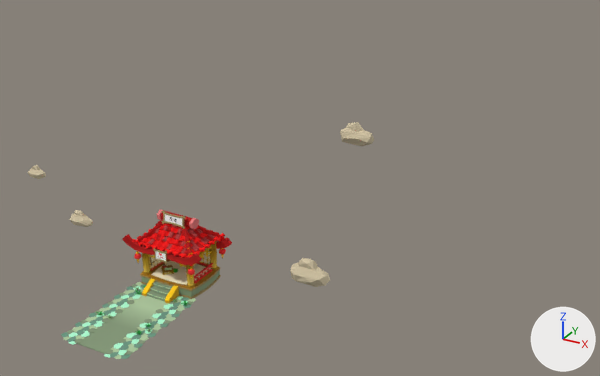
Two versions of the glTF model public/assets/models/static/Hanyu.glb, one commit apart.
The view is the same before and after, from a camera (50 mm lens) standing at (86.7, -110.5, 79.9) and looking at (17.2, 15.7, 16.8). Every picture has the same lights, and +X, +Y and +Z are marked at lower right. Vertices at the same position are counted once.

The scene before the commit, as lines of its bpy script (objects in view):
```python
me_mball_001 = bpy.data.meshes.new('Mball.001')
me_mball_001.from_pydata(...)  # 27 vertices, 50 faces; spans x 22.28..29.08, y -1.61..1.58, z 29.85..34.23
me_mball_001.materials.append(mat_atlas)  # picture img_atlas
me_mball_002 = bpy.data.meshes.new('Mball.002')
me_mball_002.from_pydata(...)  # 35 vertices, 66 faces; spans x 24.22..31.77, y -1.75..1.56, z 6.9..11.75
me_mball_002.materials.append(mat_atlas)  # picture img_atlas
me_mball_003 = bpy.data.meshes.new('Mball.003')
me_mball_003.from_pydata(...)  # 21 vertices, 38 faces; spans x -22.3..-18.17, y -14.05..-12.32, z 21.88..24.36
me_mball_003.materials.append(mat_atlas)  # picture img_atlas
me_mball_004 = bpy.data.meshes.new('Mball.004')
me_mball_004.from_pydata(...)  # 22 vertices, 40 faces; spans x -26.64..-21.33, y -1.23..1.24, z 5.86..9.25
me_mball_004.materials.append(mat_atlas)  # picture img_atlas
me_pcube64_phong55_0 = bpy.data.meshes.new('pCube64_phong55_0')
me_pcube64_phong55_0.from_pydata(...)  # 13647 vertices, 22876 faces; spans x -8.7..8.7, y -26.3..5.7, z -0.2..14.6
# faces by material slot: [22866, 10]
me_pcube64_phong55_0.materials.append(mat_atlas)  # picture img_atlas
me_pcube64_phong55_0.materials.append(mat_logo512x512px)  # picture img_logo512x512px
ob_casa = bpy.data.objects.new('Casa', me_pcube64_phong55_0)
ob_casa.location = (0.0, 0.0, 0.0)
ob_nubes = bpy.data.objects.new('Nubes', me_mball_001)
ob_nubes.location = (-1.4, 25.4, -6.3)
ob_nubes_001 = bpy.data.objects.new('Nubes.001', me_mball_002)
ob_nubes_001.location = (0.0, 0.0, 0.0)
ob_nubes_002 = bpy.data.objects.new('Nubes.002', me_mball_003)
ob_nubes_002.location = (0.0, 0.0, 0.0)
ob_nubes_003 = bpy.data.objects.new('Nubes.003', me_mball_004)
ob_nubes_003.location = (0.0, 0.0, 0.0)
```
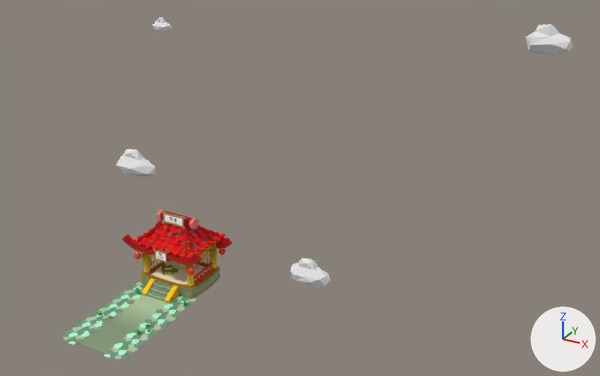
Where the change shows, as pixel boxes (x1, y1, x2, y2) in the pictures (600 x 376 px):
'Nubes', recoloured, mesh rescaled (37% wider, 28% taller): before (340, 122, 374, 146); after (526, 24, 573, 55)
'Nubes.003', recoloured, mesh rescaled, moved (64% wider, 61% taller): before (69, 210, 93, 227); after (116, 149, 156, 177)
'Nubes.001', recoloured, surface changed (beige to white): (290, 258, 330, 287) in both
'Nubes.002', moved: before (27, 165, 46, 179); after (152, 17, 172, 32)

Patch to the scene script:
```diff
--- a/public/assets/models/static/Hanyu.glb.py
+++ b/public/assets/models/static/Hanyu.glb.py
@@ mat_nubes @@
+mat_nubes = principled_material('Nubes')
+mat_nubes.base_color = (0.815, 0.815, 0.815)  # white #e9e9e9
+mat_nubes.roughness = 1.0
@@ me_mball_001 @@
 me_mball_001.from_pydata(...)  # 27 vertices, 50 faces; spans x 22.28..29.08, y -1.61..1.58, z 29.85..34.23
 # used by ob_nubes; location = (-1.4, 25.4, -6.3)
-me_mball_001.materials.append(mat_atlas)  # picture img_atlas
+# me_mball_001 part 1: the whole mesh is scaled about its middle by 1.3, then moved by (28.15, 25.86, 16.0)
+me_mball_001.materials.append(mat_nubes)  # white #e9e9e9
@@ me_mball_002 @@
 me_mball_002.from_pydata(...)  # 35 vertices, 66 faces; spans x 24.22..31.77, y -1.75..1.56, z 6.9..11.75
 # used by ob_nubes_001; location = (0.0, 0.0, 0.0)
-me_mball_002.materials.append(mat_atlas)  # picture img_atlas
+# me_mball_002 part 2: texture (UV) coordinates of 66 of 66 faces, centred in x 24.4..31.37, y -1.57..1.55, z 7.09..11.58, changed; they spanned u 0.43..0.43, v 0.41..0.47 and now span u 0.71..0.71, v 0.67..0.68
+me_mball_002.materials.append(mat_nubes)  # white #e9e9e9
@@ me_mball_004 @@
 me_mball_004.from_pydata(...)  # 22 vertices, 40 faces; spans x -26.64..-21.33, y -1.23..1.24, z 5.86..9.25
 # used by ob_nubes_003; location = (0.0, 0.0, 0.0)
-me_mball_004.materials.append(mat_atlas)  # picture img_atlas
+# me_mball_004 part 3: the whole mesh is scaled about its middle by 1.94, then moved by (-17.87, 0.2, -0.98)
+me_mball_004.materials.append(mat_nubes)  # white #e9e9e9
@@ ob_nubes_002 @@
 ob_nubes_002 = bpy.data.objects.new('Nubes.002', me_mball_003)
-ob_nubes_002.location = (0.0, 0.0, 0.0)
+ob_nubes_002.location = (-15.4, 73.1, 21.7)
@@ ob_nubes_003 @@
 ob_nubes_003 = bpy.data.objects.new('Nubes.003', me_mball_004)
-ob_nubes_003.location = (0.0, 0.0, 0.0)
+ob_nubes_003.location = (6.8, 30.6, 0.0)
```
